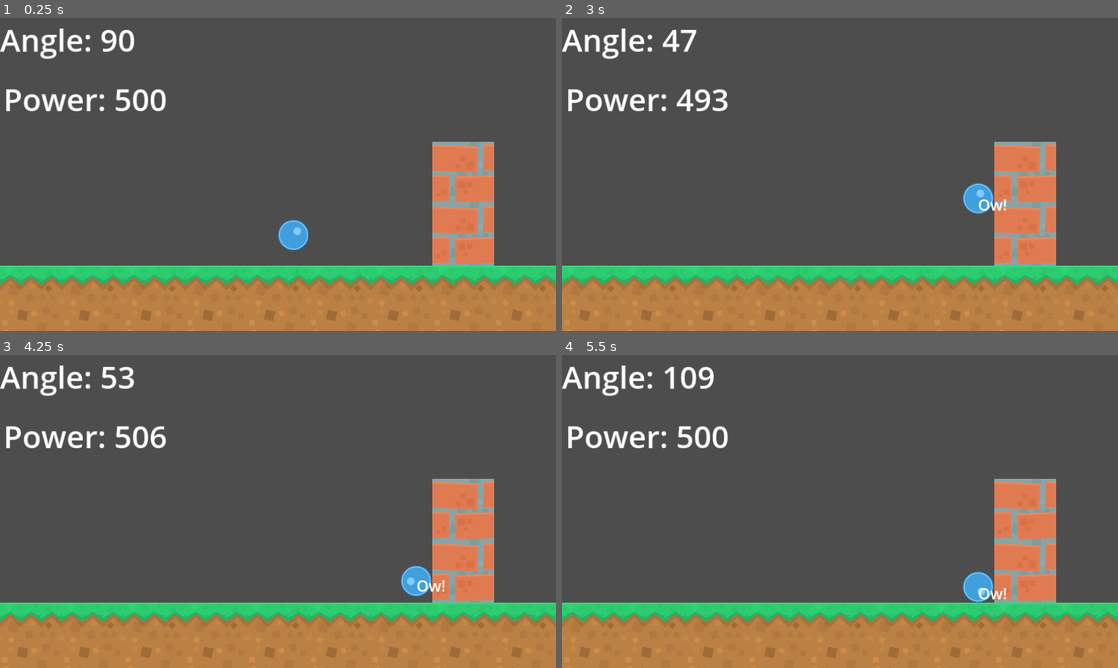
Above: before the commit, frames 1-4 (two rows, left to right).
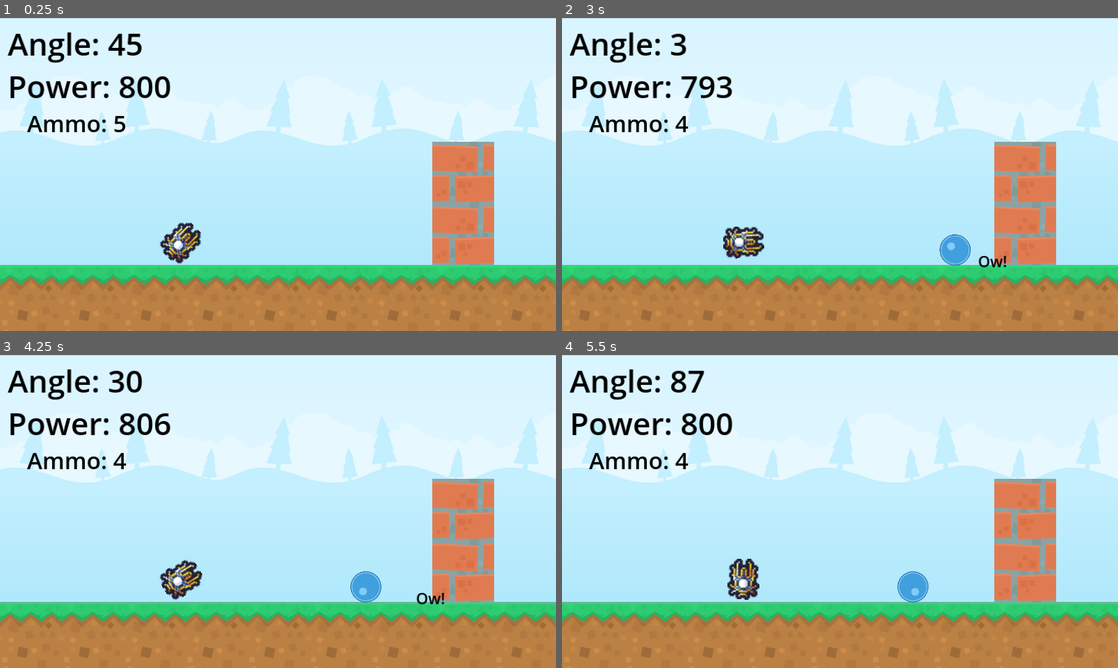
Above: after the commit, the same moments.

Repository: bsu-cs315/E1-Robinson
Game: Godot game, scene res://world.tscn
Two runs of this game, one before a commit and one after it. Both use one fixed random seed, a clock stepped at 60 frames per second and the inputs below. Sound files missing from this copy of the repository are replaced by a short silence.
Inputs:
- Up to frame 1 (0.25 s): no input
- Up to frame 2 (3 s): hold Right (angle_right) 0.53-1.28 s; tap S (decrease_power) at 0.6, 2.3, 2.85 s; tap W (increase_power) at 0.8, 1.35 s; hold Left (angle_left) 1.28-2.03 s; tap Space (launch) at 1.55, 2.1 s; hold Right (angle_right) from 2.03 s (still down)
- Up to frame 3 (4.25 s): tap W (increase_power) at 3.05, 3.6 s; release Right (angle_right) at 3.53 s; hold Left (angle_left) from 3.53 s (still down); tap Space (launch) at 3.8 s
- Up to frame 4 (5.5 s): keep holding Left (angle_left); tap Space (launch) at 4.35 s; tap S (decrease_power) at 4.55, 5.1 s; tap W (increase_power) at 5.3 s

The runs differ from the first frame. In frame 1, 74% of the frame differs, in the area x 0-100%, y 0-80%; in frame 2, 74%; in frame 3, 74%; in frame 4, 74%.

Commit message:
Add launcher, limited ammo, background, and sound effect

Diff:
--- a/project/ball.gd
+++ b/project/ball.gd
@@ -1,30 +1,9 @@
 extends RigidBody2D
-
-@export var launch_angle = -TAU/4
-@export var angle_change_rate = TAU/8
-
-@export var power = 500
-@export var power_change_rate = 100
-
-func _process(delta: float) -> void:
-	var angle_axis = Input.get_axis("angle_left", "angle_right")
-	launch_angle += angle_axis * angle_change_rate * delta
-
-	launch_angle = clampf(launch_angle, deg_to_rad(-180), deg_to_rad(0))
-
-	var power_axis = Input.get_axis("decrease_power", "increase_power")
-	power += power_axis * power_change_rate * delta
-
-	power = clampf(power, 0, 1000)
-
-	if Input.is_action_just_pressed("launch"):
-		var impulse = Vector2(1,0) * power
-		apply_impulse(impulse.rotated(launch_angle))
 
 func _on_body_entered(body):
 	if body.is_in_group("obstacle"):
 		$"/root/World/CollideLabel".position = self.position
 		$"/root/World/CollideLabel".show()
-		await get_tree().create_timer(3.0).timeout
+		await get_tree().create_timer(3).timeout
 		$"/root/World/CollideLabel".hide()
 		print("Ow!")
--- a/project/ball.tscn
+++ b/project/ball.tscn
@@ -1,7 +1,7 @@
 [gd_scene load_steps=4 format=3 uid="uid://bcfbd0soknl8l"]
 
 [ext_resource type="Script" path="res://ball.gd" id="1_120q4"]
-[ext_resource type="Texture2D" uid="uid://cje2un1c3qbfs" path="res://ball_blue_large.png" id="2_sioio"]
+[ext_resource type="Texture2D" uid="uid://cje2un1c3qbfs" path="res://textures/ball_blue_large.png" id="2_sioio"]
 
 [sub_resource type="CircleShape2D" id="CircleShape2D_kgu22"]
 radius = 32.0156
--- /dev/null
+++ b/project/launcher.gd
@@ -0,0 +1,46 @@
+extends Node2D
+
+@export var launch_angle = -TAU/8
+@export var angle_change_rate = TAU/8
+
+@export var power = 800
+@export var power_change_rate = 100
+@export var ammo = 5
+
+var launched = false
+
+func _process(delta: float) -> void:
+	var angle_axis := Input.get_axis("angle_left", "angle_right")
+	launch_angle += angle_axis * angle_change_rate * delta
+	global_rotation += angle_axis * angle_change_rate * delta
+
+	launch_angle = clampf(launch_angle, deg_to_rad(-180), deg_to_rad(0))
+	global_rotation = clampf(launch_angle, deg_to_rad(-180), deg_to_rad(0))
+
+	var power_axis := Input.get_axis("decrease_power", "increase_power")
+	power += power_axis * power_change_rate * delta
+
+	power = clampf(power, 0, 1000)
+
+	if Input.is_action_just_pressed("launch") and launched == false and ammo != 0:
+		launched = true
+		ammo -= 1
+		var impulse = Vector2(1,0) * power
+		var ball : RigidBody2D = preload("res://ball.tscn").instantiate()
+		get_parent().add_child(ball)
+		launch_sound()
+		ball.global_position = global_position
+		ball.apply_impulse(impulse.rotated(launch_angle))
+		await get_tree().create_timer(5).timeout
+		ball.queue_free()
+		launched = false
+
+func launch_sound():
+	var audio_stream_player := AudioStreamPlayer.new()
+	audio_stream_player.stream = load("res://audio/laser.wav")
+	audio_stream_player.volume_db = linear_to_db(.2)
+	get_parent().add_child(audio_stream_player)
+	audio_stream_player.play()
+	audio_stream_player.finished.connect(func():
+		audio_stream_player.queue_free()
+	)
--- /dev/null
+++ b/project/launcher.tscn
@@ -0,0 +1,10 @@
+[gd_scene load_steps=3 format=3 uid="uid://dchjope3fgk5e"]
+
+[ext_resource type="Script" path="res://launcher.gd" id="1_de5hd"]
+[ext_resource type="Texture2D" uid="uid://6vs8psnb46re" path="res://textures/15.png" id="1_l7ebo"]
+
+[node name="Launcher" type="Node2D"]
+script = ExtResource("1_de5hd")
+
+[node name="Sprite2D" type="Sprite2D" parent="."]
+texture = ExtResource("1_l7ebo")
--- a/project/world.gd
+++ b/project/world.gd
@@ -4,5 +4,6 @@
 	if Input.is_action_pressed("restart"):
 		get_tree().reload_current_scene()
 
-	$LaunchAngle.text = "Angle: %.d" % rad_to_deg(-1*$Ball.launch_angle)
-	$Power.text = "Power: %.d" % $Ball.power
+	$LaunchAngle.text = "Angle: %.d" % rad_to_deg(-1*$Launcher.launch_angle)
+	$Power.text = "Power: %.d" % $Launcher.power
+	$AmmoLabel.text = "Ammo: %.d" % $Launcher.ammo
--- a/project/world.tscn
+++ b/project/world.tscn
@@ -1,8 +1,9 @@
-[gd_scene load_steps=10 format=4 uid="uid://bfyyytyh86tuy"]
+[gd_scene load_steps=12 format=4 uid="uid://bfyyytyh86tuy"]
 
 [ext_resource type="Script" path="res://world.gd" id="1_han3f"]
-[ext_resource type="PackedScene" uid="uid://bcfbd0soknl8l" path="res://ball.tscn" id="2_1cl7l"]
-[ext_resource type="Texture2D" uid="uid://bfb3indm73v8b" path="res://spritesheet_tiles.png" id="2_pwikd"]
+[ext_resource type="Texture2D" uid="uid://ds8vh3ehmuxbf" path="res://textures/skybox_sideHills.png" id="2_grqxd"]
+[ext_resource type="Texture2D" uid="uid://bfb3indm73v8b" path="res://textures/spritesheet_tiles.png" id="2_pwikd"]
+[ext_resource type="PackedScene" uid="uid://dchjope3fgk5e" path="res://launcher.tscn" id="3_x6pc6"]
 
 [sub_resource type="TileSetAtlasSource" id="TileSetAtlasSource_3oru6"]
 texture = ExtResource("2_pwikd")
@@ -103,44 +104,62 @@
 
 [sub_resource type="LabelSettings" id="LabelSettings_q7yd1"]
 font_size = 64
+font_color = Color(0, 0, 0, 1)
 
 [sub_resource type="LabelSettings" id="LabelSettings_fj7d6"]
 font_size = 64
+font_color = Color(0, 0, 0, 1)
 
-[sub_resource type="LabelSettings" id="LabelSettings_gnx3a"]
-font_size = 32
+[sub_resource type="LabelSettings" id="LabelSettings_vck1x"]
+font_size = 48
+font_color = Color(0, 0, 0, 1)
 
 [sub_resource type="RectangleShape2D" id="RectangleShape2D_m25uf"]
 size = Vector2(131, 258)
 
+[sub_resource type="LabelSettings" id="LabelSettings_gnx3a"]
+font_size = 32
+font_color = Color(0, 0, 0, 1)
+
 [node name="World" type="Node2D"]
 script = ExtResource("1_han3f")
+
+[node name="SkyboxSideHills" type="Sprite2D" parent="."]
+position = Vector2(256, 256)
+texture = ExtResource("2_grqxd")
+
+[node name="SkyboxSideHills2" type="Sprite2D" parent="."]
+position = Vector2(768, 256)
+texture = ExtResource("2_grqxd")
+
+[node name="SkyboxSideHills3" type="Sprite2D" parent="."]
+position = Vector2(1280, 256)
+texture = ExtResource("2_grqxd")
 
 [node name="TileMapLayer" type="TileMapLayer" parent="."]
 tile_map_data = PackedByteArray("AAAAAAQAAAAHAAQAAAABAAQAAAAHAAQAAAACAAQAAAAHAAQAAAADAAQAAAAHAAQAAAAEAAQAAAAHAAQAAAAFAA …(240 unchanged characters)…
 tile_set = SubResource("TileSet_fnfn7")
 
 [node name="LaunchAngle" type="Label" parent="."]
-offset_right = 40.0
-offset_bottom = 23.0
+offset_left = 16.0
+offset_top = 8.0
+offset_right = 56.0
+offset_bottom = 96.0
 label_settings = SubResource("LabelSettings_q7yd1")
 
 [node name="Power" type="Label" parent="."]
-offset_left = 7.0
-offset_top = 123.0
-offset_right = 47.0
-offset_bottom = 211.0
+offset_left = 16.0
+offset_top = 96.0
+offset_right = 56.0
+offset_bottom = 184.0
 label_settings = SubResource("LabelSettings_fj7d6")
 
-[node name="Ball" parent="." instance=ExtResource("2_1cl7l")]
-position = Vector2(608, 421)
-
-[node name="CollideLabel" type="Label" parent="."]
-visible = false
-offset_right = 40.0
-offset_bottom = 23.0
-text = "Ow!"
-label_settings = SubResource("LabelSettings_gnx3a")
+[node name="AmmoLabel" type="Label" parent="."]
+offset_left = 56.0
+offset_top = 184.0
+offset_right = 262.0
+offset_bottom = 272.0
+label_settings = SubResource("LabelSettings_vck1x")
 
 [node name="Wall" type="StaticBody2D" parent="." groups=["obstacle"]]
 position = Vector2(919, 274)
@@ -148,3 +167,14 @@
 [node name="CollisionShape2D" type="CollisionShape2D" parent="Wall"]
 position = Vector2(40.5, 107)
 shape = SubResource("RectangleShape2D_m25uf")
+
+[node name="Launcher" parent="." instance=ExtResource("3_x6pc6")]
+position = Vector2(376, 464)
+scale = Vector2(3, 3)
+
+[node name="CollideLabel" type="Label" parent="."]
+visible = false
+offset_right = 60.0
+offset_bottom = 45.0
+text = "Ow!"
+label_settings = SubResource("LabelSettings_gnx3a")
Not shown, added: project/audio/laser.wav.import
Not shown, changed: project/export_presets.cfg
Binary file added: project/textures/15.png
Not shown, changed: project/textures/15.png.import
Renamed: project/ball_blue_large.png -> project/textures/ball_blue_large.png
Not shown, added: project/textures/ball_blue_large.png.import
Binary file added: project/textures/skybox_sideHills.png
Not shown, added: project/textures/skybox_sideHills.png.import
Binary file added: project/textures/skybox_top.png
Not shown, changed: project/textures/skybox_top.png.import
Renamed: project/spritesheet_tiles.png -> project/textures/spritesheet_tiles.png
Not shown, added: project/textures/spritesheet_tiles.png.import
(and 4 more such lines)
